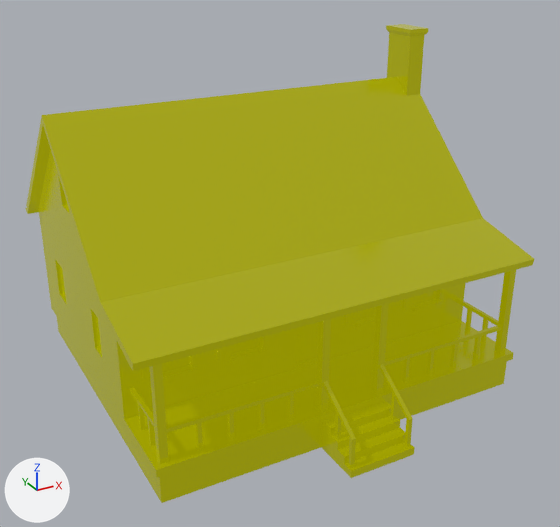
Before and after pictures for a commit that changed the glTF model public/models/building-house-family-small.glb.
Rendered twice from a camera (50 mm lens) standing at (-9.23, -18.42, 11.64) and looking at (0.11, -1.44, 3.15). The lights are fixed; the arrows at lower left show +X, +Y and +Z. Where no turn or scale is listed for an object, it has been applied to the vertices.

Names of what the first picture shows: 'building-house-family-small'.
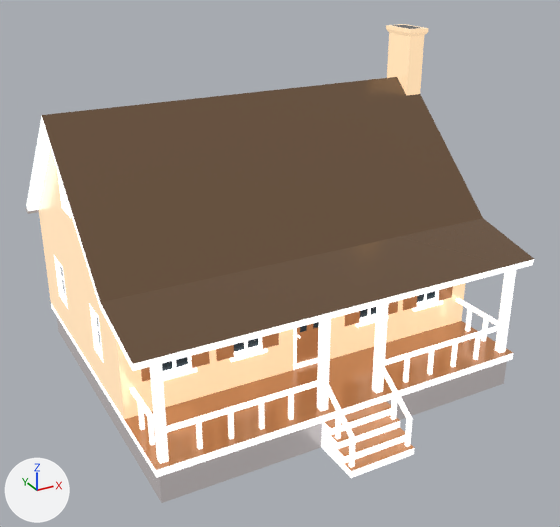
Pixel boxes [x1, y1, x2, y2] of what changed, in the pictures (560 x 527 px):
'building-house-family-small', recoloured (yellow to brown)
    both: [26, 24, 535, 503]

The change in detail:
Picture 'base' (img_base) is new.
Material 'LOWPOLY-COLORS.001' (mat_lowpoly_colors_001) is new.
Uses the picture img_base.
me_building_house_family_small has 961 vertices, 1746 faces and spans x -5.4..5.47, y -6.65..5.15, z 0.0..8.9.
me_building_house_family_small no longer uses material mat_lowpoly_colors.
me_building_house_family_small now uses material mat_lowpoly_colors_001.
